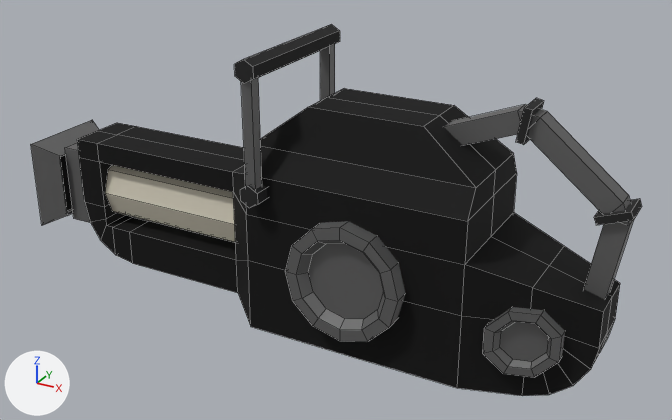
The Blender file project/assets/models/entities.blend: old version first, new version second.
One viewpoint serves both versions: a 50 mm lens placed at (8.14, -36.76, 9.18), pointed at (-1.15, -19.87, 0.74). Lighting does not change. The marker at lower left points along +X, +Y and +Z. Mesh edges are drawn as thin lines.

In view in the first picture: 'NoiseGun', 'NoiseGunHandle', 'NoiseGunHull'.
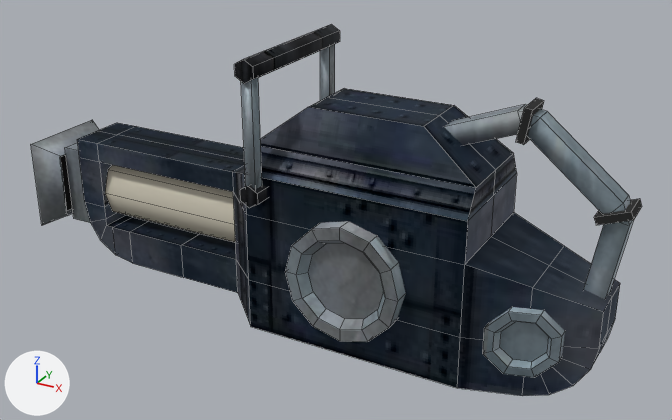
What the commit changed:
Picture 'buldiron3.jpg' (img_buldiron3_jpg) is new.
Picture 'decursio_top.jpg' (img_decursio_top_jpg) is new.
Material 'buldiron2' (mat_buldiron2) is new.
Its texture is img_buldiron3_jpg.
Its metallic is 1.0.
Its roughness is 0.7.
Material 'decursio_top' (mat_decursio_top) is new.
Its texture is img_decursio_top_jpg.
Its metallic is 1.0.
Its roughness is 0.711.
me_cube_002 has 197 vertices, 160 faces and spans x -9.18..5.38, y -1.79..1.79, z -1.55..3.92.
me_cube_002 is used by ob_noisegun; location (0.0, -20.0, 0.0).
Part 1, on me_cube_002:
17 faces are deleted.
11 new faces join them, mat_decursio_top (picture img_decursio_top_jpg), smooth.
6 new faces join them, mat_blackplastic (black #222222).
me_cube_002 part 2: 54 kept faces spanning x -9.18..5.3, y -1.79..1.79, z -1.32..3.8 are now shaded smooth.
me_cube_002 part 3: 139 faces spanning x -9.18..5.3, y -1.79..1.79, z -1.32..3.8 switch from mat_dirtymetal (grey #8b8b8b) to mat_decursio_top (picture img_decursio_top_jpg).
me_cube_001 is used by ob_noisegunhull; location (0.0, -20.0, 0.0).
me_cube_001 had 72 vertices, 57 faces and spanned x -7.96..5.13, y -1.43..0.0, z -1.88..3.38.
me_cube_001 now has 76 vertices, 60 faces and spans x -7.96..5.13, y -1.43..0.0, z -1.88..3.38.
Part 4, on me_cube_001:
3 faces are deleted.
3 vertices in x -2.52..3.82, y -1.43..-1.05, z -0.17 move by (0.0, 0.0, -0.5).
4 vertices are added at (-4.95, -0.73, -1.55), (-4.95, -0.73, -0.67), (-4.95, 0.0, -1.55), (-4.95, 0.0, -0.67).
6 new faces join them.
me_cube_001 part 5: 54 faces spanning x -7.96..5.13, y -1.43..0.0, z -1.88..3.38 switch from mat_noisegunhull (black #343434) to mat_buldiron2 (picture img_buldiron3_jpg).

Location of each change, (x1, y1, x2, y2) in pixels of the pictures (672 x 420 px; the box of a moved part takes in the faces that stretch with it):
part 1 of me_cube_002, moved or reshaped: (445, 98, 629, 214) in both
part 2 of me_cube_002, shading changed: (31, 120, 634, 361) in both
part 3 of me_cube_002, recoloured: (65, 143, 562, 377) in both
part 4 of me_cube_001, built on: (130, 193, 604, 396) in both
part 5 of me_cube_001, recoloured (black to blue): (77, 90, 620, 368) in both
